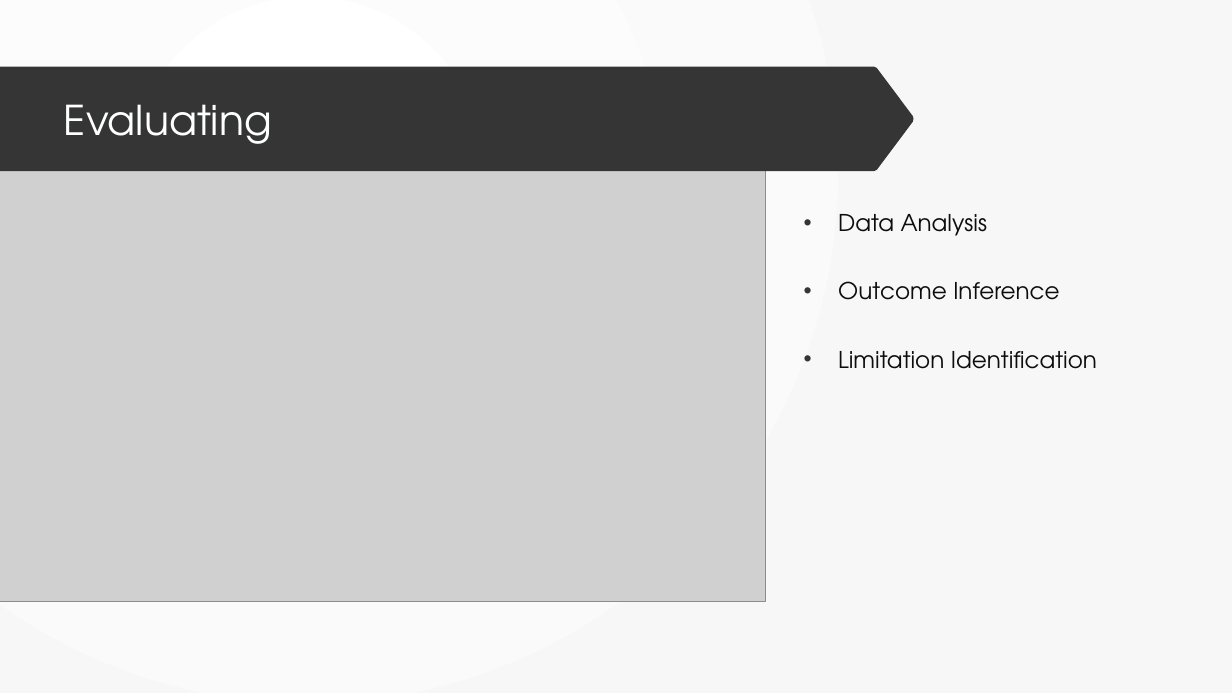
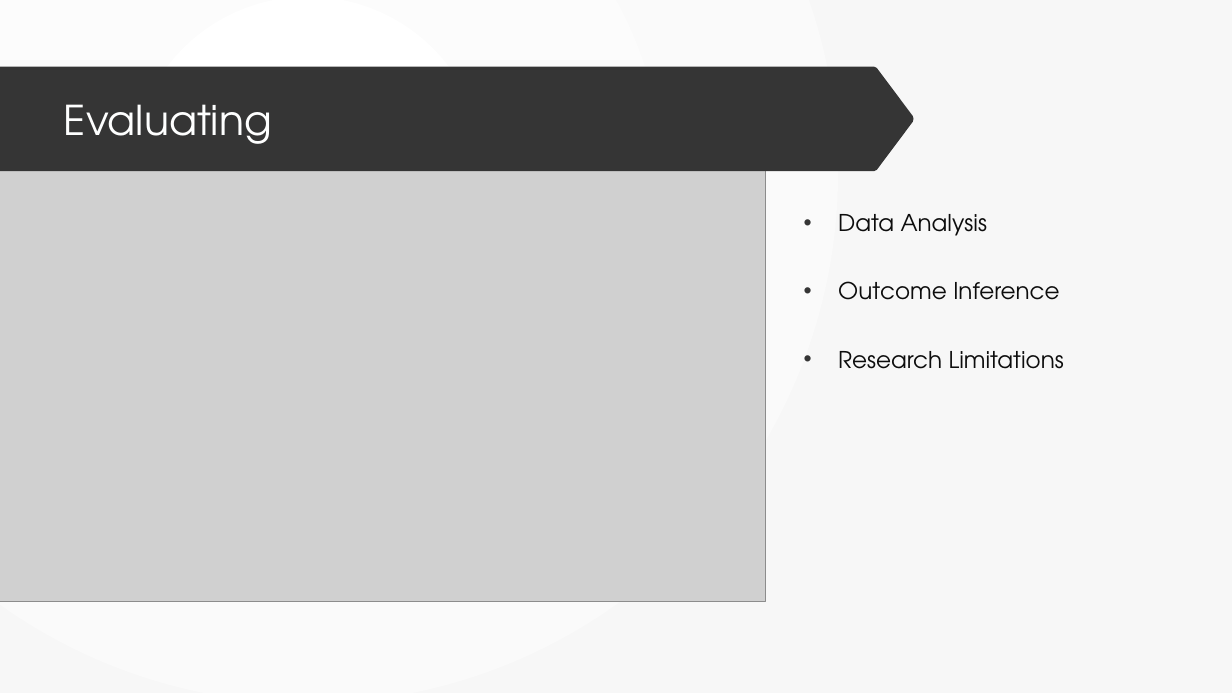
Before and after one commit to dr-natetorious/TIM-7101-Statistics, a slide deck: slide 8 of Section_3_Mgmt_Informed/Week8_Presentation/BachmeierNTIM7101-8.pptx. Drawn at 1232x693 pixels with LibreOffice and Linux fonts; fonts in the diff are those of the drawing; grey boxes stand for pictures. Boxes give left, top, right and bottom in pixels: in the first picture for what was removed or moved away, otherwise in the second. Text is boxed around its words. In the diff, an @@ line names an element or a change of style, - is before the commit and + after.

```diff
--- a/Section_3_Mgmt_Informed/Week8_Presentation/BachmeierNTIM7101-8.pptx
+++ b/Section_3_Mgmt_Informed/Week8_Presentation/BachmeierNTIM7101-8.pptx
@@ text at <box>838,351,1064,369</box>: text changed @@
-• Limitation Identification
+• Research Limitations
```
Also in this commit, not shown: 4 other slides changed, 1 other file.
